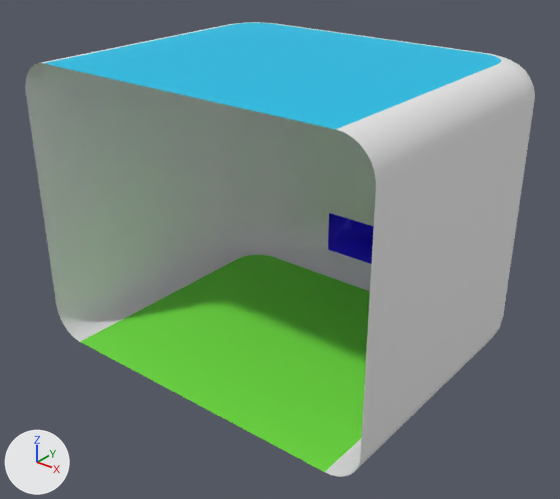
A saved change to the FBX model Assets/Art/Models/Map/Map_01.fbx.
Rendered twice from a 50 mm camera at (105.5, -98.5, 106.6) aimed at (-2.1, 36.0, 23.2). The axes (+X, +Y, +Z) are drawn at lower left. The lights are the same throughout. Where no turn or scale is listed for an object, it has been applied to the vertices.

The scene before the commit, as lines of its bpy script (objects in view):
```python
me_map_mesh = bpy.data.meshes.new('Map.Mesh')
me_map_mesh.from_pydata(...)  # 409 vertices, 392 faces; spans x -46.0..46.0, y 0.0..90.0, z 0.0..70.0
# faces by material slot: [9, 24, 20, 339]
me_map_mesh.materials.append(mat_goal)  # blue #1900e7
me_map_mesh.materials.append(mat_floor)  # green #73e740
me_map_mesh.materials.append(mat_roof)  # cyan #00c0e7
me_map_mesh.materials.append(mat_walls)  # white #e7e7e7
ob_map = bpy.data.objects.new('Map', me_map_mesh)
ob_map.location = (0.0, 0.0, 0.0)
```
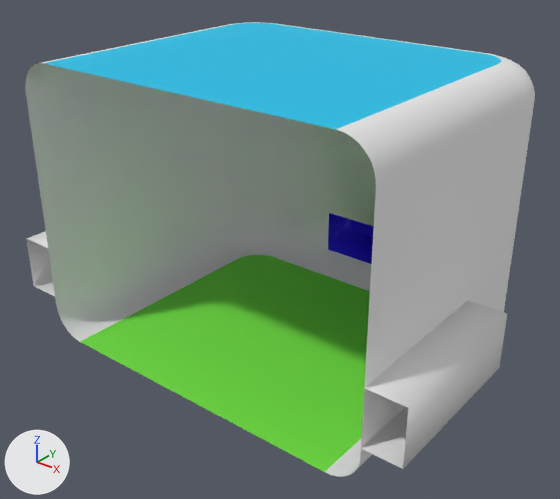
Edits to the scene script, one JSON object a line:
```json
{"op": "add", "block": "mat_glass", "code": ["mat_glass = principled_material('Glass')", "mat_glass.base_color = (0.8, 0.8, 0.8)  # white #e7e7e7", "mat_glass.roughness = 0.69"]}
{"block": "me_map_mesh", "where": "# used by ob_map; location = (0.0, 0.0, 0.0)"}
{"op": "remove", "block": "me_map_mesh", "code": "me_map_mesh.from_pydata(...)  # 409 vertices, 392 faces; spans x -46.0..46.0, y 0.0..90.0, z 0.0..70.0"}
{"op": "add", "block": "me_map_mesh", "code": "me_map_mesh.from_pydata(...)  # 443 vertices, 422 faces; spans x -46.0..46.0, y 0.0..90.0, z 0.0..70.0"}
{"block": "me_map_mesh", "change": "me_map_mesh part 1"}
{"block": "me_map_mesh", "change": "28 faces are deleted"}
{"block": "me_map_mesh", "change": "9 vertices are added at x -46.0..46.0, y 0.0..69.4, z 0.7..23.8"}
{"block": "me_map_mesh", "change": "14 new vertices lie (-15.5, 0.0, 0.0) away from vertices in x 15.5, y 0.0..90.0, z 0.0..16.0"}
{"block": "me_map_mesh", "change": "11 new vertices lie (-30.0, 0.0, 0.0) away from vertices in x 30.0, y 0.0..76.0, z 62.0..70.0"}
{"block": "me_map_mesh", "change": "4 new faces join them, mat_roof (cyan #00c0e7)"}
{"block": "me_map_mesh", "change": "38 new faces join them, mat_walls (white #e7e7e7)"}
{"block": "me_map_mesh", "change": "4 new faces join them, mat_floor (green #73e740)"}
{"block": "me_map_mesh", "change": "10 new faces join them, mat_goal (blue #1900e7)"}
{"block": "me_map_mesh", "change": "2 new faces join them, mat_glass (white #e7e7e7)"}
{"op": "add", "block": "me_map_mesh", "code": "me_map_mesh.materials.append(mat_glass)  # white #e7e7e7"}
{"op": "add", "block": "me_map_spectatorsbox_mesh", "code": ["me_map_spectatorsbox_mesh = bpy.data.meshes.new('Map.SpectatorsBox.Mesh')", "me_map_spectatorsbox_mesh.from_pydata([(46.0, 40.6, 23.8), (46.0, 40.6, 10.2), (46.0, 0.0, 23.8), (46.0, 0.0, 10.2), (55.0, 0.0, 10.2), (55.0, 0.0, 23.8), (55.0, 40.6, 23.8), (55.0, 40.6, 10.2), (-46.0, 40.6, 23.8), (-46.0, 40.6, 10.2), (-46.0, 0.0, 23.8), (-46.0, 0.0, 10.2), (-55.0, 0.0, 10.2), (-55.0, 0.0, 23.8), (-55.0, 40.6, 23.8), (-55.0, 40.6, 10.2)], [], [(0, 1, 7, 6), (7, 4, 5, 6), (1, 3, 4, 7), (2, 0, 6, 5), (8, 14, 15, 9), (15, 14, 13, 12), (9, 15, 12, 11), (10, 13, 14, 8)])", "me_map_spectatorsbox_mesh.materials.append(mat_walls)  # white #e7e7e7"]}
{"op": "add", "block": "ob_map_spectatorsbox", "code": ["ob_map_spectatorsbox = bpy.data.objects.new('Map.SpectatorsBox', me_map_spectatorsbox_mesh)", "ob_map_spectatorsbox.location = (0.0, 0.0, 0.0)"]}
```

Where the change shows, as pixel boxes (x1, y1, x2, y2) in the pictures (560 x 499 px):
```json
{"object": "Map.SpectatorsBox", "change": "added", "after": [26, 231, 507, 469]}
{"part": 1, "of": "me_map_mesh", "change": "built on", "before": [45, 141, 498, 457], "after": [45, 141, 476, 457]}
```
